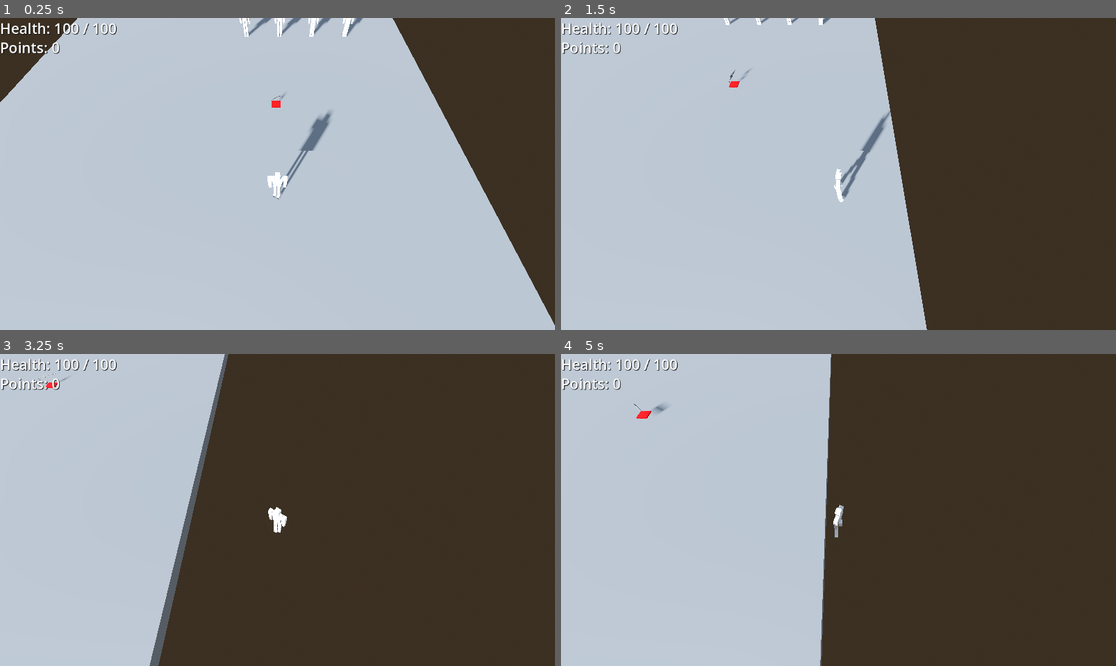
Above: before the commit, frames 1-4 (two rows, left to right).
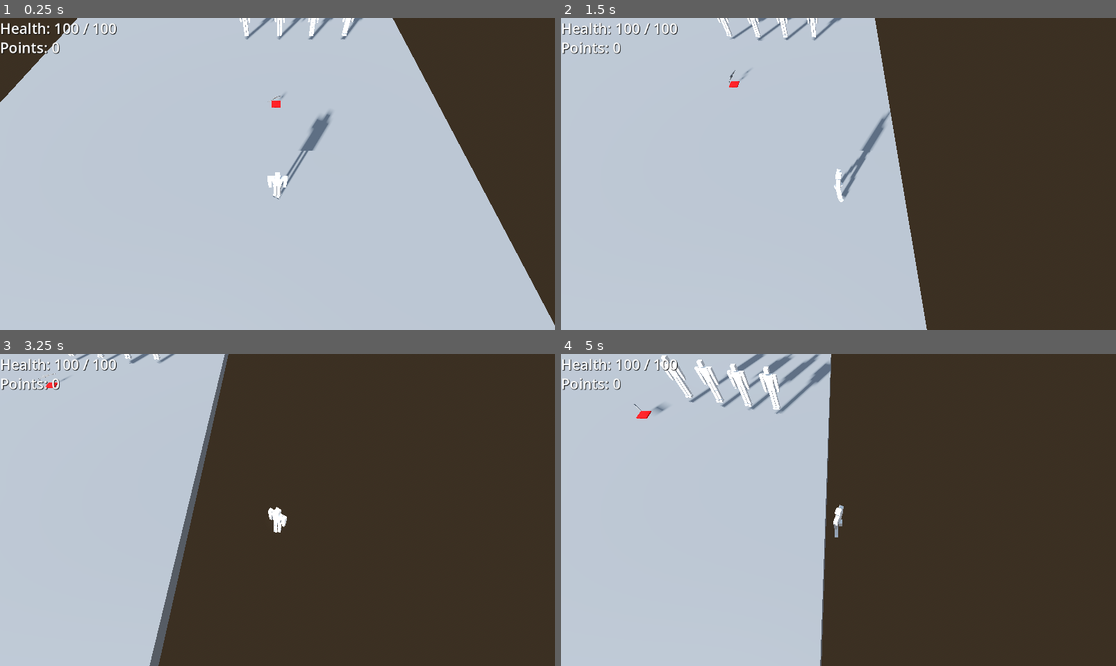
Above: after the commit, the same moments.

Repository: DunceHammer/outlaw-city-reborn-squared
Game: Godot game, scene res://Maps/NightOfTheUndead/map_development.tscn
The game is run twice, just before and just after one commit, with the same random seed, the same clock (stepped at 60 frames per second) and the same inputs. This scene is started directly instead of the project's main scene.
Inputs (mouse positions are in pixels of both pictures, inside the frame that each line leads up to):
- Up to frame 1 (0.25 s): no input
- Up to frame 2 (1.5 s): move the mouse to (960, 158) at 0.52 s; hold D 0.53-1.28 s; hold E 0.53-1.28 s; click (960, 158) at 0.67 s; move the mouse to (727, 189) at 1.27 s; hold S from 1.28 s (still down); tap E at 1.35 s
- Up to frame 3 (3.25 s): move the mouse to (333, 441) at 2.02 s; release S at 2.03 s; hold D 2.03-2.78 s; hold E 2.03-2.78 s; move the mouse to (249, 572) at 2.77 s; hold W from 2.78 s (still down); tap E at 2.85 s; click (249, 572) at 2.92 s
- Up to frame 4 (5 s): move the mouse to (1005, 556) at 3.52 s; release W at 3.53 s; hold E 3.53-4.28 s; hold A from 3.53 s (still down); move the mouse to (672, 463) at 4.27 s; tap E at 4.35 s

The runs differ from the first frame. In frame 1, 0.3% of the frame differs, in the area x 43-66%, y 0-7%; in frame 2, 0.6%; in frame 3, 0.2%; in frame 4, 2.0%, in the area x 17-49%, y 0-20%.

Commit message:
DHR-7-attack-player (#6)

Diff:
--- a/Prefabs/PlayerCharacter/PlayerCharacter.gd
+++ b/Prefabs/PlayerCharacter/PlayerCharacter.gd
@@ -18,6 +18,9 @@
 	is_firing = true
 	fire_time = time
 
+func _ready():
+	$HealthComponent.damaged.connect(_on_damaged,0)
+	$HealthComponent.died.connect(_on_died,0)
 
 # TODO - not hardcode movement keys
 func is_pressing_x_axis_keys() -> bool:
@@ -122,3 +125,10 @@
 	determine_legs_target()
 	rotate_legs(delta)
 	move_and_slide()
+
+func _on_damaged(_damage: int):
+	print("Health: " + str($HealthComponent.health) + "/" + str($HealthComponent.max_health))
+
+
+func _on_died():
+	queue_free()
--- a/Prefabs/PlayerCharacter/PlayerCharacter.tscn
+++ b/Prefabs/PlayerCharacter/PlayerCharacter.tscn
@@ -7,6 +7,7 @@
 [ext_resource type="Script" path="res://Components/WeaponComponent.gd" id="2_lb7y2"]
 [ext_resource type="AnimationLibrary" uid="uid://dy46cle0hnqdn" path="res://Models/SK_BaseHuman/Animations/ALIB_BaseHuman.res" id="3_ewlba"]
 [ext_resource type="PackedScene" uid="uid://ujm4vy1eea0m" path="res://Models/SK_BaseHuman/SK_BaseHuman_Legs.glb" id="4_bofic"]
+[ext_resource type="Script" path="res://Components/HealthComponent.gd" id="6_4ptlo"]
 
 [sub_resource type="Animation" id="Animation_51wkc"]
 resource_name = "Idle"
@@ -550,3 +551,6 @@
 bone_idx = 8
 use_external_skeleton = true
 external_skeleton = NodePath("../Swivel/SK_BaseHuman_Torso/SK_BaseHuman/Skeleton3D")
+
+[node name="HealthComponent" type="Node" parent="."]
+script = ExtResource("6_4ptlo")
--- a/Prefabs/TrainingDummy/TrainingDummy.gd
+++ b/Prefabs/TrainingDummy/TrainingDummy.gd
@@ -1,10 +1,23 @@
-extends Node3D
+extends CharacterBody3D
 
+const PLAYER_PATH = "../PlayerCharacter"
+const ENEMY_SPEED = 3
+const ENEMY_ATTACK_WAIT_TIME = 2
+const ENEMY_DAMAGE = 25
+
+var player
+var animation
+var is_colliding_with_player = false
 
 func _ready():
 	$HealthComponent.damaged.connect(_on_damaged,0)
 	$HealthComponent.died.connect(_on_died,0)
 
+func _physics_process(delta):
+	player = get_node(PLAYER_PATH)
+	var enemy_direction = (player.position - self.position).normalized()
+	velocity = enemy_direction * ENEMY_SPEED
+	move_and_slide()
 
 func _on_damaged(_damage: int):
 	print("Health: " + str($HealthComponent.health) + "/" + str($HealthComponent.max_health))
@@ -14,3 +27,21 @@
 	var player = get_node("/root").get_child(0).get_node("PlayerCharacter")
 	player.get_node("PointsComponent").add_points(50)
 	queue_free()
+
+
+func _on_player_collision_body_entered(body):
+	if (body.name == ("PlayerCharacter")):
+		print("collide")
+		is_colliding_with_player = true
+		$EnemyAttackCooldown.start(ENEMY_ATTACK_WAIT_TIME)
+
+func _on_player_collision_body_exited(body):
+	if (body.name == ("PlayerCharacter")):
+		print("player exited")
+		is_colliding_with_player = false
+		$EnemyAttackCooldown.stop()
+
+
+func _on_enemy_attack_cooldown_timeout():
+	if (is_colliding_with_player):
+		player.get_node("HealthComponent").damage(ENEMY_DAMAGE)
--- a/Prefabs/TrainingDummy/TrainingDummy.tscn
+++ b/Prefabs/TrainingDummy/TrainingDummy.tscn
@@ -6,6 +6,9 @@
 
 [sub_resource type="BoxShape3D" id="BoxShape3D_13js3"]
 size = Vector3(1, 4.203, 1.79419)
+
+[sub_resource type="BoxShape3D" id="BoxShape3D_aqqwd"]
+size = Vector3(1.46448, 4.1665, 2.24609)
 
 [node name="TrainingDummy" type="CharacterBody3D"]
 script = ExtResource("1_unh8u")
@@ -18,3 +21,15 @@
 [node name="CollisionShape3D" type="CollisionShape3D" parent="."]
 transform = Transform3D(1, 0, 0, 0, 1, 0, 0, 0, 1, 0, 1.6015, 0.0684814)
 shape = SubResource("BoxShape3D_13js3")
+
+[node name="PlayerCollision" type="Area3D" parent="."]
+
+[node name="CollisionShape3D" type="CollisionShape3D" parent="PlayerCollision"]
+transform = Transform3D(1, 0, 0, 0, 1, 0, 0, 0, 1, 0.00421143, 1.58325, 0.119995)
+shape = SubResource("BoxShape3D_aqqwd")
+
+[node name="EnemyAttackCooldown" type="Timer" parent="."]
+
+[connection signal="body_entered" from="PlayerCollision" to="." method="_on_player_collision_body_entered"]
+[connection signal="body_exited" from="PlayerCollision" to="." method="_on_player_collision_body_exited"]
+[connection signal="timeout" from="EnemyAttackCooldown" to="." method="_on_enemy_attack_cooldown_timeout"]
Not shown: 1 places in Prefabs/TrainingDummy/TrainingDummy.tscn that only renumber resources
